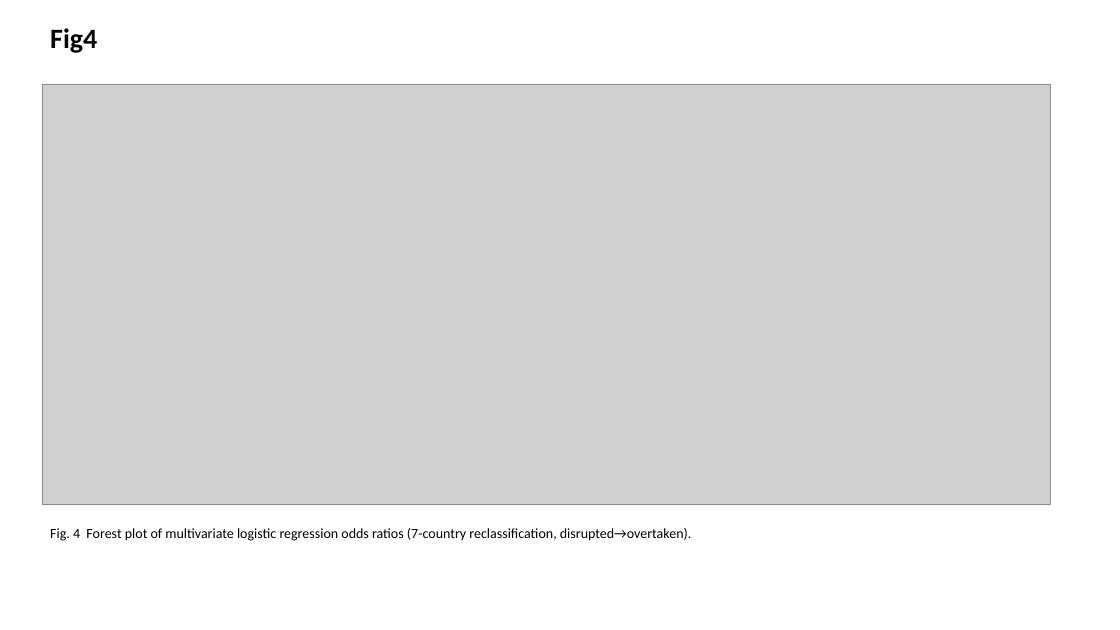
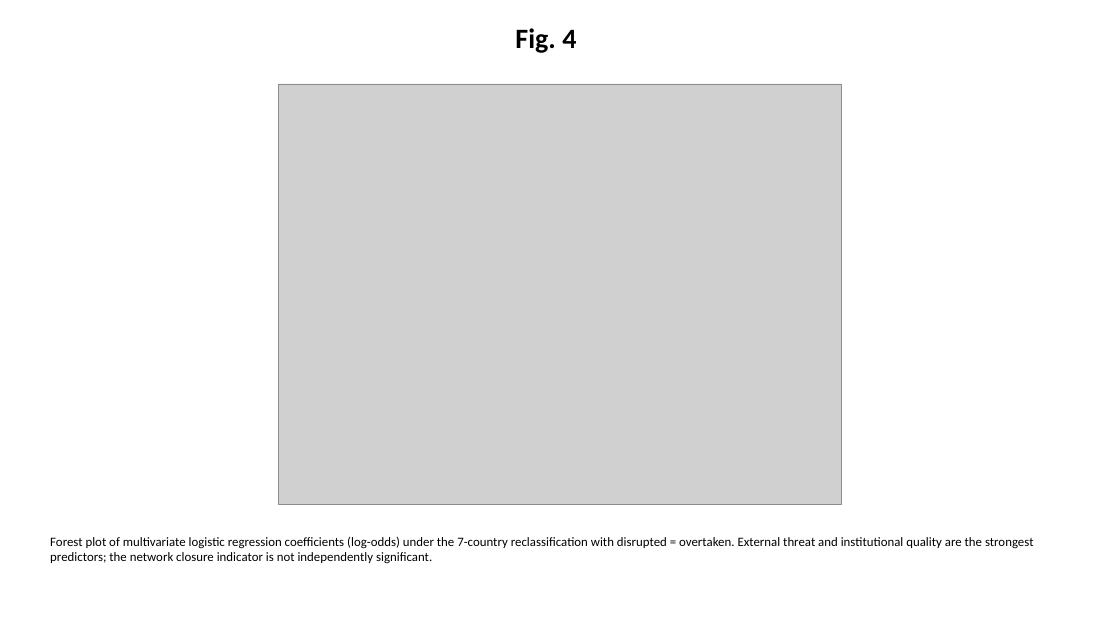
Before and after one commit to bougtoir/beyond-gdp-national-power, a slide deck: slide 4 of manuscript/figures_pptx.pptx. Drawn at 1120x630 pixels with LibreOffice and Linux fonts; fonts in the diff are those of the drawing; grey boxes stand for pictures. Boxes give left, top, right and bottom in pixels: in the first picture for what was removed or moved away, otherwise in the second. Text is boxed around its words. In the diff, an @@ line names an element or a change of style, - is before the commit and + after.

```diff
--- a/manuscript/figures_pptx.pptx
+++ b/manuscript/figures_pptx.pptx
@@ text at (515, 28, 576, 53): text changed @@
-Fig4
+Fig. 4
@@ picture: place and size @@
-picture at (42, 84, 1050, 504)
+picture at (279, 84, 842, 504)
@@ text at (50, 537, 1034, 563): text changed; size 12 to 11 pt @@
-Fig. 4 Forest plot of multivariate logistic regression odds ratios (7-country reclassification, disrupted→overtaken).
+Forest plot of multivariate logistic regression coefficients (log-odds) under the 7-country reclassification with disrupted = overtaken. External threat and institutional quality are the strongest predictors; the network closure indicator is not independently significant.
```
Also in this commit, not shown: 2 other slides changed, 1 slide added, 1 slide removed, 6 other files.
